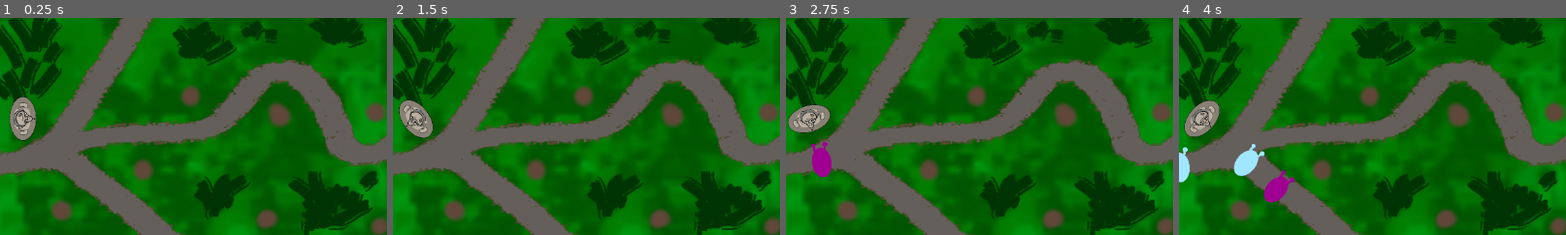
Above: before the commit, frames 1-4 (left to right).
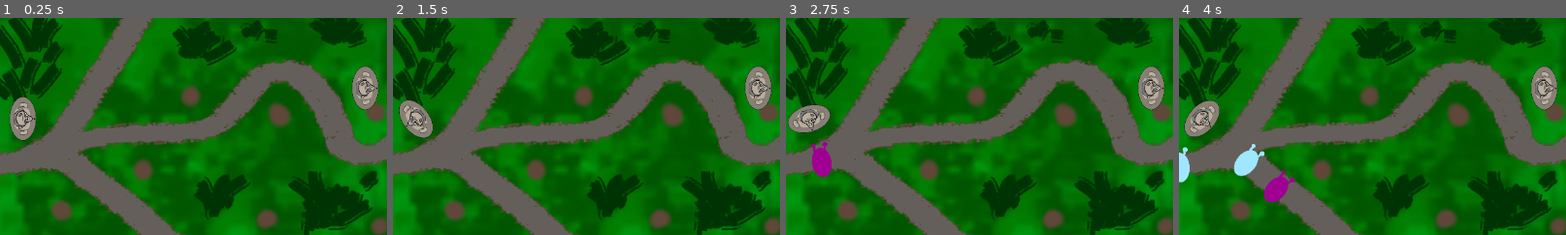
Above: after the commit, the same moments.

Repository: Dorfultariant/fgj_2024
Game: Godot game, scene res://scenes/world/level_1.tscn
Two runs of this game, one before a commit and one after it. Both use one fixed random seed, a clock stepped at 60 frames per second and the inputs below.
Inputs:
- Up to frame 1 (0.25 s): no input
- Up to frame 2 (1.5 s): tap Enter at 0.5 s
- Up to frame 3 (2.75 s): no input
- Up to frame 4 (4 s): no input
The pictures show only the part of the screen within x 3-53%, y 34-84%; the shares and areas given below are measured in that part.

The runs differ from the first frame. In frame 1, 1.1% of the frame differs, in the area x 90-98%, y 21-43%; in frame 2, 1.1%; in frame 3, 1.1%; in frame 4, 1.1%.

Commit message:
here's some trash

Diff:
--- /dev/null
+++ b/scenes/characters/trash.gd
@@ -0,0 +1,34 @@
+extends CharacterBody2D
+
+
+const SPEED = 500.0
+const JUMP_VELOCITY = -400.0
+const ROTATE_SPEED = 200
+
+# Get the gravity from the project settings to be synced with RigidBody nodes.
+var damage
+var pierce
+var targetPosition
+@export var speed: int = 2500
+var direction: Vector2
+
+# Called when the node enters the scene tree for the first time.
+func _ready():
+	#$SelfDestructTimer.start()
+	pass
+
+
+# Called every frame. 'delta' is the elapsed time since the previous frame.
+func _process(delta):
+	position += direction * SPEED * delta
+	rotate(deg_to_rad(SPEED)*delta)
+
+# Handles the destruction of projectile after certain time
+func _on_self_destruct_timer_timeout():
+	queue_free()
+
+
+func _on_body_entered(body):
+	if "hit" in body:
+		body.hit()
+	queue_free() # Replace with function body.
--- /dev/null
+++ b/scenes/characters/trash.tscn
@@ -0,0 +1,19 @@
+[gd_scene load_steps=4 format=3 uid="uid://bop543qsrcf8s"]
+
+[ext_resource type="Texture2D" uid="uid://bubxwneakwqyp" path="res://resources/characters/trash.png" id="1_dgdwk"]
+[ext_resource type="Script" path="res://scenes/characters/trash.gd" id="1_fx1my"]
+
+[sub_resource type="RectangleShape2D" id="RectangleShape2D_w5qea"]
+size = Vector2(94, 141)
+
+[node name="CharacterBody2D" type="CharacterBody2D"]
+scale = Vector2(0.4, 0.4)
+collision_layer = 4
+script = ExtResource("1_fx1my")
+
+[node name="CollisionShape2D" type="CollisionShape2D" parent="."]
+position = Vector2(3, 10.5)
+shape = SubResource("RectangleShape2D_w5qea")
+
+[node name="Sprite2D" type="Sprite2D" parent="."]
+texture = ExtResource("1_dgdwk")
--- a/scenes/towers/tower.gd
+++ b/scenes/towers/tower.gd
@@ -1,9 +1,14 @@
 extends Area2D
 var body_list = []
 var target_body
+const RELOADTIME = 1.2
+var loadTime = RELOADTIME
 # Called when the node enters the scene tree for the first time.
+var trashScene = preload("res://scenes/characters/trash.tscn")
+signal trashThrow(pos, dir)
+
 func _ready():
-	pass # Replace with function body.
+	pass
 
 
 # Called every frame. 'delta' is the elapsed time since the previous frame.
@@ -13,12 +18,20 @@
 
 	if target_body != null:
 		look_at(target_body.global_position)
+		if loadTime <= 0:
+			throwTrash(target_body)
+			loadTime = RELOADTIME
+	loadTime = loadTime - delta
 
 
 func _on_body_entered(body):
 	body_list.append(body)
 
-
-
 func _on_body_exited(body):
 	body_list.erase(body)
+
+func throwTrash(target_body):
+	if randi_range(0, 1) == 1:
+		trashThrow.emit($Marker2DRight.global_position, (target_body.global_position - $Marker2DRight.global_position).normalized() )
+	else:
+		trashThrow.emit($Marker2DLeft.global_position, (target_body.global_position - $Marker2DLeft.global_position).normalized() )
--- a/scenes/towers/tower.tscn
+++ b/scenes/towers/tower.tscn
@@ -16,5 +16,13 @@
 scale = Vector2(40, 40)
 shape = SubResource("CircleShape2D_xfevo")
 
+[node name="Ammunition" type="Node2D" parent="."]
+
+[node name="Marker2DRight" type="Marker2D" parent="."]
+position = Vector2(71.6667, 60)
+
+[node name="Marker2DLeft" type="Marker2D" parent="."]
+position = Vector2(68.3333, -50)
+
 [connection signal="body_entered" from="." to="." method="_on_body_entered"]
 [connection signal="body_exited" from="." to="." method="_on_body_exited"]
--- a/scenes/towers/trash.gd
+++ /dev/null
@@ -1,11 +0,0 @@
-extends Node2D
-
-
-# Called when the node enters the scene tree for the first time.
-func _ready():
-	pass # Replace with function body.
-
-
-# Called every frame. 'delta' is the elapsed time since the previous frame.
-func _process(delta):
-	pass
--- a/scenes/towers/trash.tscn
+++ /dev/null
@@ -1,3 +0,0 @@
-[gd_scene format=3 uid="uid://cprgu4gsgcopf"]
-
-[node name="Trash" type="Node2D"]
--- a/scenes/world/level_1.tscn
+++ b/scenes/world/level_1.tscn
@@ -90,9 +90,6 @@
 [node name="FinnishLine" parent="." index="6" instance=ExtResource("3_vogp0")]
 position = Vector2(1114, 18)
 
-[node name="LevelTelebattiesAddUi" parent="." index="7"]
-visible = false
-
 [node name="Towers" type="Node2D" parent="." index="8"]
 
 [connection signal="timeout" from="TelebattiesTimer" to="." method="_on_telebatties_timer_timeout"]
--- a/scenes/world/world.gd
+++ b/scenes/world/world.gd
@@ -3,6 +3,7 @@
 
 var telebatties_scene: PackedScene = preload("res://scenes/characters/telebatties.tscn")
 var tower_scene: PackedScene = preload("res://scenes/towers/tower.tscn")
+var trashScene = preload("res://scenes/characters/trash.tscn")
 var follow_paths_list = []
 var speed : int = 200
 #var tower_positions = $TowerPositions.get_children()
@@ -45,3 +46,14 @@
 		if body in children:
 			follow_paths_list.erase(follower)
 	body.queue_free()
+
+
+
+
+func _on_tower_trash_throw(pos, dir):
+	var trash = trashScene.instantiate()
+	trash.position = pos
+	trash.direction = dir
+	#trash.velocity.x = target_body.position.x - position.x
+	#trash.velocity.y = target_body.position.y - position.y
+	$Ammunition.add_child(trash)
--- a/scenes/world/world.tscn
+++ b/scenes/world/world.tscn
@@ -1,7 +1,8 @@
-[gd_scene load_steps=6 format=3 uid="uid://bn4hqehqchtlc"]
+[gd_scene load_steps=7 format=3 uid="uid://bn4hqehqchtlc"]
 
 [ext_resource type="Script" path="res://scenes/world/world.gd" id="1_2i7cf"]
 [ext_resource type="PackedScene" uid="uid://nbj6x5d1eeso" path="res://scenes/world/level_telebatties_add_ui.tscn" id="2_cvjhj"]
+[ext_resource type="PackedScene" uid="uid://lbsvqgsigphu" path="res://scenes/towers/tower.tscn" id="3_noc0c"]
 
 [sub_resource type="Curve2D" id="Curve2D_ru10x"]
 _data = {
@@ -44,4 +45,9 @@
 [node name="LevelTelebattiesAddUi" parent="." instance=ExtResource("2_cvjhj")]
 visible = false
 
+[node name="Tower" parent="." instance=ExtResource("3_noc0c")]
+
+[node name="Ammunition" type="Node2D" parent="."]
+
 [connection signal="timeout" from="TeleBatSpawnTimer" to="." method="_on_tele_bat_spawn_timer_timeout"]
+[connection signal="trashThrow" from="Tower" to="." method="_on_tower_trash_throw"]
